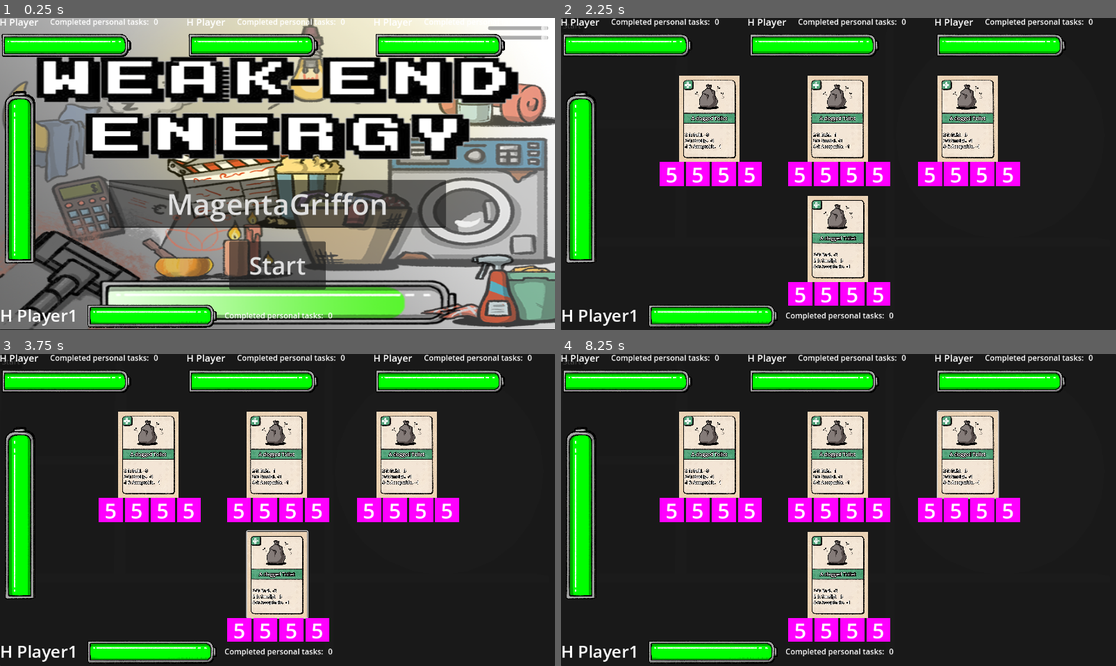
Above: before the commit, frames 1-4 (two rows, left to right).
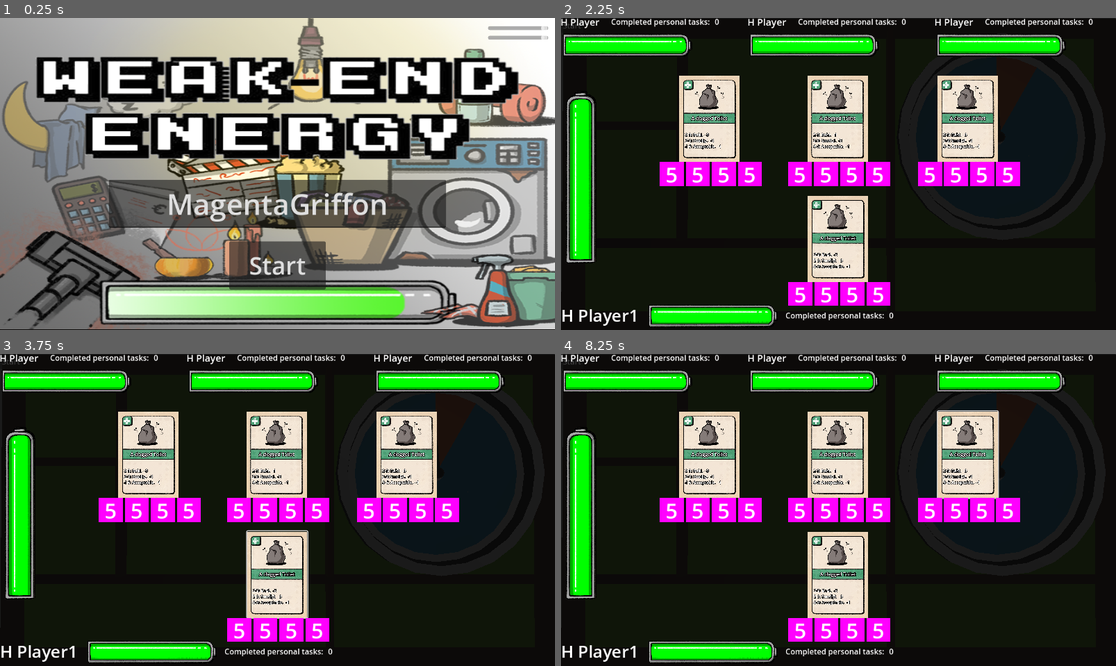
Above: after the commit, the same moments.

Repository: Lievven/weak-end-energy
Game: Godot game, scene res://jans_scene.tscn
Same seed, same stepped clock (60 frames per second), same inputs: the game is played once before the commit and once after it. Sound files missing from this copy of the repository are replaced by a short silence.
Inputs (mouse positions are in pixels of both pictures, inside the frame that each line leads up to):
- Up to frame 1 (0.25 s): no input
- Up to frame 2 (2.25 s): click "Start" at 0.5 s; click "Start" at 1.25 s; click "Start" at 2 s
- Up to frame 3 (3.75 s): click (277, 510) at 2.75 s; click (277, 575) at 3.52 s
- Up to frame 4 (8.25 s): click (838, 510) at 4.25 s; click (838, 575) at 5.02 s; click "Start" at 5.75 s; click (838, 510) at 6.5 s; click (838, 575) at 7.27 s; tap Enter at 8 s; move the mouse to (960, 494) at 8.02 s; click (960, 494) at 8.17 s

The runs differ from the first frame. In frame 1, 10% of the frame differs, in the area x 0-100%, y 0-100%; in frame 2, less than 0.1%; in frame 3, less than 0.1%; in frame 4, less than 0.1%.
Error in both runs: Invalid call. Nonexistent function 'is_game_started' in base 'Nil'. (res://staging/staging_area_controller.gd:21)

Commit message:
Added coloured board

Diff:
--- a/Godot/jans_scene.tscn
+++ b/Godot/jans_scene.tscn
@@ -1,14 +1,16 @@
-[gd_scene load_steps=8 format=3 uid="uid://e8bhwjkcn0ir"]
+[gd_scene load_steps=9 format=3 uid="uid://e8bhwjkcn0ir"]
 
+[ext_resource type="PackedScene" uid="uid://dkdlmjor1so01" path="res://board_and_clock_2.fbx" id="2_86lhx"]
 [ext_resource type="PackedScene" uid="uid://dwansns35h8w4" path="res://card_ui/card_hand.tscn" id="2_n0yoy"]
 [ext_resource type="PackedScene" uid="uid://dwrs03074tgo1" path="res://resources/board_and_clock.fbx" id="2_vslsf"]
 [ext_resource type="Script" uid="uid://dfinw6b8dggu" path="res://button.gd" id="3_n0yoy"]
 [ext_resource type="PackedScene" uid="uid://boxlrrifk2hh1" path="res://staging/staging_area.tscn" id="4_xrgg8"]
-[ext_resource type="PackedScene" path="res://menu.tscn" id="5_dwnfq"]
+[ext_resource type="PackedScene" uid="uid://de85dukbwipsf" path="res://menu.tscn" id="5_dwnfq"]
 [ext_resource type="PackedScene" uid="uid://2w1lidmwegnf" path="res://main_ui.tscn" id="6_e6lia"]
 
 [sub_resource type="Environment" id="Environment_vslsf"]
 ambient_light_color = Color(1, 1, 1, 1)
+ambient_light_energy = 16.0
 
 [node name="JansScene" type="Node3D"]
 
@@ -17,6 +19,10 @@
 
 [node name="board_and_clock" parent="." instance=ExtResource("2_vslsf")]
 transform = Transform3D(1, 0, 0, 0, 1, 0, 0, 0, 1, -5.34094, 0, -0.923387)
+visible = false
+
+[node name="board_and_clock_2" parent="." instance=ExtResource("2_86lhx")]
+transform = Transform3D(1, 0, 0, 0, 1, 0, 0, 0, 1, -5.29639, 0, -0.868425)
 
 [node name="WorldEnvironment" type="WorldEnvironment" parent="."]
 environment = SubResource("Environment_vslsf")
Binary file added: Godot/board_and_clock_2.fbx
Not shown, added: Godot/board_and_clock_2.fbx.import
Binary file added: Godot/board_and_clock_2_0.png
Not shown, added: Godot/board_and_clock_2_0.png.import
Not shown: 1 places in Godot/jans_scene.tscn that only renumber resources
